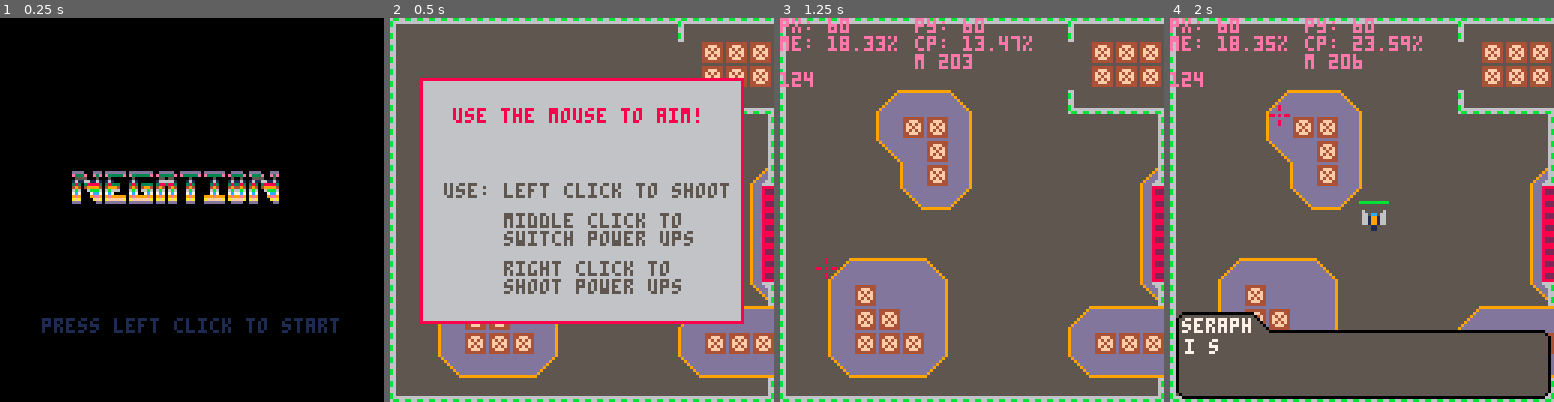
Above: before the commit, frames 1-4 (left to right).
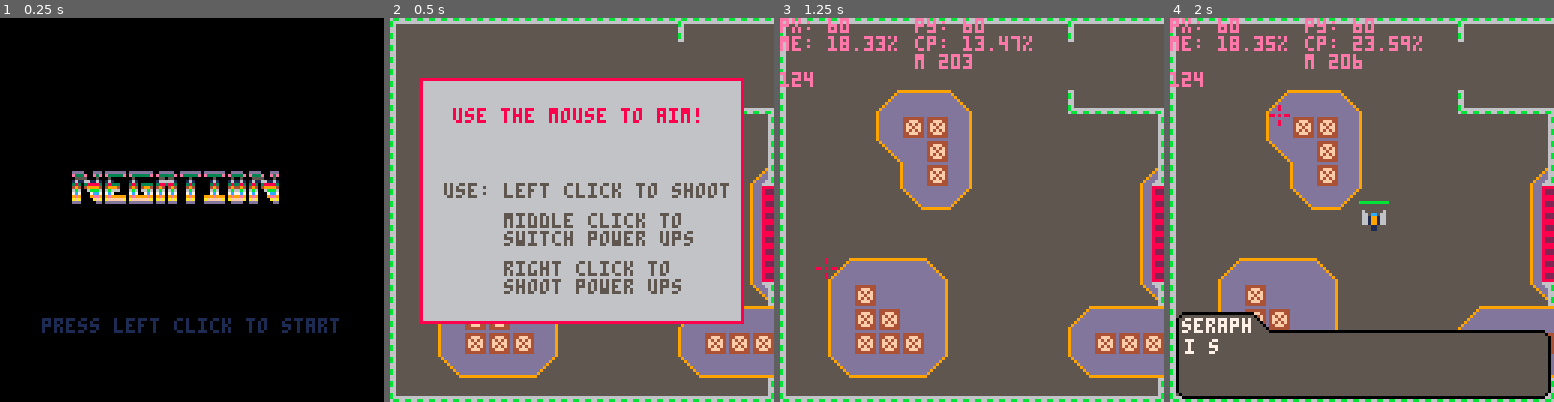
Above: after the commit, the same moments.

Repository: kbrewington/Negation
Game: PICO-8 cartridge negation.p8
Same seed, same stepped clock (60 frames per second), same inputs: the game is played once before the commit and once after it.
Inputs (mouse positions are in pixels of both pictures, inside the frame that each line leads up to):
- Up to frame 1 (0.25 s): no input
- Up to frame 2 (0.5 s): tap X (X key) at 0.33 s
- Up to frame 3 (1.25 s): click (1060, 121) at 0.67 s; tap O (Z key) at 0.7 s; tap X (X key) at 1.07 s; click (826, 267) at 1.22 s
- Up to frame 4 (2 s): hold Right from 1.6 s (still down); tap O (Z key) at 1.7 s; click (1277, 114) at 1.77 s; tap X (X key) at 1.85 s

Frame 1 is identical in both runs. In frame 2, 1.6% of the frame differs, in the area x 81-100%, y 6-18%; in frame 3, 1.8%; in frame 4, 1.8%.

Commit message:
Updated map a little, recolored liquid to purple, added *commented out* code for wall collision

Diff:
--- a/negation.p8
+++ b/negation.p8
@@ -277,6 +277,14 @@
 function bump(x, y, flag)
   return fget(mget(flr((x - level_sx + (level_x*8)) / 8), flr((y - level_sy + (level_y*8)) / 8)), (flag or 0))
 end
+
+--function bumpwall(x,y)
+  --if fget(mget(flr(x/8),flr(y/8)),2) and pget(x,y) == 6 or pget(x,y) == 11 then
+  --return true
+  --else
+  --return false
+  --end
+--end
 
 function bump_all(x, y)
   return bump(x, y) or bump(x + 7, y) or bump(x, y + 7) or bump(x + 7, y + 7)
@@ -1531,24 +1538,24 @@
 
 __gff__
 0000000000000101000000060000000000000000000000000000000000060000000000000001000000000000000000000000000000000000000000000000000000000000000000000000000000000000000000000000000000000000000000000000000000000000000000000000000000000000000000000000000000000000
-0000000000000000000000000000000000000000000000000000000000000000000000000000000000000000000001000000000000000000000000000000000000000002020202020002020000000000000000000200000100010002000000000000000000000001000001000000010000000000000000010100010100000101
+0000000000000000000000000000000000000000000000000000000000000000000000000000000000000000000001000000000000000000000000000000000000000002020202020002020000000000000000000200000404040002000000000000000000000004040404000000040400000000000000040400010100000404
 __map__
-eaefefefefefefefefefefefeaefefeffefafacbccc5dbdbdbdbdbdbdbdbdbc3dcc1dcdce0e0e1f0f0f0f0f0f0f0f0f0f0e5f0e5f5f5f5f5f5f5f5f5f5f5f5c5dbc6f5f5f5f5f5f5f5f5f31d1d1d1d1d1d1d1d1d1d1d1d1d1d1d1d3b3c3b3c3b3c3b3c3b3c3b3c3b3c3b3c1d1d1d1d1d1d1d1d1d1d1d1d1d1d1d1d0000000000
-fecbcbcbcbcbcbcbcbcbcbcbcbfafafafefafacbccc5dbdbdbdbdbdbdbdbc6dcdcdcdce0e1f0f0f0f0f1f0f0f0f0f1f0f0f0f5f5e5f5f5f6f5f5f5f5f5f5f5c5dbc6f5f6f5f5f5f5f5f5f31dc0c01d1d1df3f3f3f31d1d1dc0c01d2b2c2b2c2b2c2b2c2b2c2b2c2b2c2b2c1d1d1d1d1d1d1d1d1d1d1d1d1d1d1d2b0000000000
-fecbcbcbcbcbcbcbcbcbcbcbcbfafafafefafacbccc4dbdbdbdbdbdbdbdbc3dcdcdce0dce0e1f0f0f0f0f0f0f0f0f0f0f0e5f0f5f5f5f5f5f5f5f5f6f5f5f5c5dbc6f5f5f5f5f5f5f5f5f31dc00b1df3f3f3f3f3f3f3f31d0bc01d3b3c3b3c3b3c3b3c3b3c3b3c3b3c3b3c1d1d1d1d1d1d1d1d1d1d1d1d1d2b2c3b0000000000
-fecbcbcbcefdfdcfcbcbcbcbd9eeeeeefefacbcbccdcc5dbdbdbdbdbdbc3c1dcdcdce0e1dcdcf0f0f0f0f0f0f1f0f0f0f0f0f5f5f5f5f5f5f5f5f5f5f5f5f5c5dbc6f5f5f5f5f5f5f5f5f31d0b1df32b2c2b2c2b2c2b2cf31d0b1d2b2c2b2c2b2c2b2c2b2c2b2c2b2c2b2c1d1dc01dc01dc01d1d1d1d2b2c3b3c2b0000000000
-fecbcbcbcdfbfbfccbcbcbcbcbcbcbfffecbcbcbccdcc4cacacacacac3dcdcdcc1dcdce0dce0e1f0f0f1f0f0f0f0f0f0f0f0e5f5f5f6f5f5f5f5f5f5f5f5f5c5dbc6f6f5f5f5f5f5f5f5f3f3f3f3f33b3c3b3c3b3c3b3cf3f3f3c0c03c3b3c3b3c3b3c3b3c3b3c3b3c3bc0f3f3f3f3f3f3f3f3f32b2c3b3c2b2c3b0000000000
-fecbcbcbdeddfbfccbcbcbcbcbcbcbfffecbcbcbccdcdcc1dcdcdcdcdcdcdcdcdcdcdcdce0e1f0f0f0f0f0f0f0f0f2f2f2f0f5f5f5f5f5f5f5f6f5f5f5f6f5c5dbc6f5f5f5f5f5d3f3f3c02b2c2b2c2b2cc0f3f3c02b2c2b2c2b2cf3f32b2c2b2cc0c0c0c02b2c2b2cf3f3f32b2c2b2c2b2c2b2c3b3c2b2c3b3c2b0000000000
-fecbcbcbcbcdfbfccbcbcbcbcbcbcbf8d7cbcbcbccdcdcdcdcdcc1dcdcdcc1dcdcdcc1e0e1f0f0f0f0f0f0f0f0f2f2f2f2f2f2d0d0d0d0d0d0d0d0d0d0d6f5c7dbdbd4f5f5f5d3f3f3f3f33b3c3b3c3b3cf30b0bf33b3c3b3c3b3cf3f33b3c3b3cc0292ac03b3c3b3cf3f3f33b3c3b3c3b3c3b3c2b2c3b3c2b2c3b0000000000
+eaefefefefefefefefefefefeaefefeffefafacbccc5dbdbdbdbdbdbdbdbdbc3dcc1dcdce0e0e1f0f0f0f0f0f0f0f0f0f0e5f0e5f5f5f5f5f5f5f5f5f5f5f5c5dbc6f5f5f5f5f5f5f5e9f31d1d1d1d1d1d1d1d1d1d1d1d1d1d1d1d3b3c3b3c3b3c3b3c3b3c3b3c3b3c3b3c1d1d1d1d1d1d1d1d1d1d1d1d1d1d1d1d0000000000
+fecbcbcbcbcbcbcbcbcbcbcbcbcbcbcbfefafacbccc5dbdbdbdbdbdbdbdbc6dcdcdcdce0e1f0f0f0f0f1f0f0f0f0f1f0f0f0f5f5e5f5f5f6f5f5f5f5f5f5f5c5dbc6f5f6f5f5f5f5f5e9f31dc0c01d1d1df3f3f3f31d1d1dc0c01d2b2c2b2c2b2c2b2c2b2c2b2c2b2c2b2c1d1d1d1d1d1d1d1d1d1d1d1d1d1d1d2b0000000000
+fecbcbcbcbcbcbcbcbcbcbcbcbcbcbcbfefafacbccc4dbdbdbdbdbdbdbdbc3dcdcdce0dce0e1f0f0f0f0f0f0f0f0f0f0f0e5f0f5f5f5f5f5f5f5f5f6f5f5f5c5dbc6f5f5f5f5f5f5f5e9f31dc00b1df3f3f3f3f3f3f3f31d0bc01d3b3c3b3c3b3c3b3c3b3c3b3c3b3c3b3c1d1d1d1d1d1d1d1d1d1d1d1d1d2b2c3b0000000000
+fecbcbcbcefdfdcfcbcbcbcbd9eeeeeefefacbcbccdcc5dbdbdbdbdbdbc3c1dcdcdce0e1dcdcf0f0f0f0f0f0f1f0f0f0f0f0f5f5f5f5f5f5f5f5f5f5f5f5f5c5dbc6f5f5f5f5f5f5f5e9f31d0b1df32b2c2b2c2b2c2b2cf31d0b1d2b2c2b2c2b2c2b2c2b2c2b2c2b2c2b2c1d1dc01dc01dc01d1d1d1d2b2c3b3c2b0000000000
+fecbcbcbcdfbfbfccbcbcbcbcbcbcbfffecbcbcbccdcc4cacacacacac3dcdcdcc1dcdce0dce0e1f0f0f1f0f0f0f0f0f0f0f0e5f5f5f6f5f5f5f5f5f5f5f5f5c5dbc6f6f5f5f5f5f5f5e9f3f3f3f3f33b3c3b3c3b3c3b3cf3f3f3c0c03c3b3c3b3c3b3c3b3c3b3c3b3c3bc0f3f3f3f3f3f3f3f3f32b2c3b3c2b2c3b0000000000
+fecbcbcbdeddfbfccbcbcbcbcbcbcbfffecbcbcbccdcdcc1dcdcdcdcdcdcdcdcdcdcdcdce0e1f0f0f0f0f0f0f0f0f2f2f2f0f5f5f5f5f5f5f5f6f5f5f5f6f5c5dbc6f5f5f5f5f5d3f3c0c02b2c2b2c2b2cc0f3f3c02b2c2b2c2b2cf3f32b2c2b2cc0c0c0c02b2c2b2cf3f3f32b2c2b2c2b2c2b2c3b3c2b2c3b3c2b0000000000
+fecbcbcbcbcdfbfccbcbcbcbcbcbcbf8d7cbcbcbccdcdcdcdcdcc1dcdcdcc1dcdcdcc1e0e1f0f0f0f0f0f0f0f0f2f2f2f2f2f2d0d0d0d0d0d0d0d0d0d0d6f5c7dbdbd4f5f5f5d3f3f3c0f33b3c3b3c3b3cf30b0bf33b3c3b3c3b3cf3f33b3c3b3cc0292ac03b3c3b3cf3f3f33b3c3b3c3b3c3b3c2b2c3b3c2b2c3b0000000000
 fecbcbcbcbdeeddfcbcbcbcbcbcbcbebeccbcbcbccdcdcdcdcdcdcdcdcdcdcdcdcd0d0d0f2d0d0f0f0f1f0f0d0f2f2f0f0f2d0d0d0d0d0d0d0d0d0d0d0e6f5f5c5dbc6f5f5d3f3f3f3f3f32b2c2b2c2b2cf31d1df32b2c2b2c2b2cf3f32b2c2b2cc0393ac02b2c2b2cf3f3f32b2c2b2c2b2c2b2c3b3c2b2c3b3c2b0000000000
 fecbcbcbcbcbcbcbcbcbcbcbcbcbcbebeccbcbd0d0d0d0c1dcdcdcdcc1d0d0d0f2d0f2d0d0f2d0d0d0f2d0d0f2d0f0f0f0f0f0e5f5f5f5f5f5f5f5f5f5f5f6f5c5dbc6f5f5e3f4f3f3f3f33b3c3b3c3b3cf31d1df33b3c3b3c3b3cf3f33b3c3b3cc0c0c0c03b3c3b3cf3f3f33b3c3b3c3b3c3b3c2b2c3b3c2b2c3b0000000000
-fecbcbcbcbcbcbcbcbcbcbcbcbcbcbebeccbd0cbd0d0d0d0d0d0dcd0d0d0d0d0d0dce0e1e1f0d0f2f2d0f2d0f0f0f0f0f0e5f5f5f5f5f5f5f5f5f5f5f5f5f5f5c5dbc6f5f5f5e3f4f3f3f32b2c2b2c2b2cc0f3f3c02b2c2b2c2b2cf3f32b2c2b2c2b2c2b2c2b2c2b2cf3f3f32b2c2b2c2b2c2b2c3b3c2b2c3b3c2b0000000000
-fecbcefdfdfdcfcbcbcbcbcbcbcbcbebeccbcbcbccdcd0d0d0d0d0d0d0dcdcdcdcdcdce0e0f0f0f0f0f0f0f0f0f0f0f0f0f0e5f5f5f5f5f5f5f5f5f5f5f5f5f5c5dbc6f5f5f5f5e3e4e4c03b3c3b3c3b3c2b2c2b2c3b3c3b3c3b3cf3f33b3c3b3c3b3c3b3c3b3c3b3cf3f3f33b3c3b3c3b3c3b3c2b2c3b3c2b2c3b0000000000
-fecbcdfbddddfccbcbcbcbcbcbcbcbf7e7cbcbcbccdcc1dcdcdcdcdcdcdcdcc1dcdce0e1f0f0e1f0f0f0f1f0f0f1f0f0f0e5f0f5f5f5f5f5f5f5f5f5f5f5f5f5c5dbc6f5f5f5f5f5f5f5f3f3f3f3f32b2c3b3c3b3c2b2cf3f3f3c0c02c2b2c2b2c2b2c2b2c2b2c2b2c2bc0f3f3f3f3f3f3f3f3f33b3c2b2c3b3c2b0000000000
-fecbcdfbfbddfccbcbcbcbcbcefdfdfdfecbcbcbccdcdcdcdcdcdcdcc1dcdcdcdcdcc1e0e1f0f0f0f0f0f0f0f0f0f0f0f0f0f5f5f5f5f6f5f5f6f5f5f5f5f5f5c5dbc6f5f5f5f5f5f5f5f30b0b0bf33b3c2b2c2b2c3b3cf30b0b0b3b3c3b3c3b3c3b3c3b3c3b3c3b3c3b3c0b0bc00bc00bc00b0b0b0b3b3c2b2c3b0000000000
-fecbcdfbfbfbfccbcbcbcbcbcdfbfbfbfefacbcbccdcdcdcc1dcdcdcdcdcdcdcdcdce0dce1f0f0f0f0f1f0f0f0f0f0f0f0e5f5e5f5f5f5f5f5f5f5f5f5f5f5f5c5dbc6f5f5f5f5f5f5f5f31dc01d0bf3f33b3c3b3cf3f30b1dc01d2b2c2b2c2b2c2b2c2b2c2b2c2b2c2b2c1d1d0b1d0b1d0b1d1d1d1d0b0b3b3c2b0000000000
-fecbdeedededdfcbcbcbcbcbdeedededfefafacbccdcc1dcdcdcdcdcdcdcc1dcdcdce0e1f0f0e1f0f0f0f0f0f0f1f0f0f0f0e5f5f5f5f5f5f5f5f5f6f5f5f6f5c5dbc6f5f5f5f5f5f5f5f31dc0c01d0b0bf3f3f3f30b0b1dc0c01d3b3c3b3c3b3c3b3c3b3c3b3c3b3c3b3c1d1d1d1d1d1d1d1d1d1d1d1d1d0b0b3b0000000000
-d9eeeeeeeeeeeeeeeeeeeeeeeeeeeee8fefafafaccdcdcdcdcdcdcdcc1dcdcdcdce0e0e1f0e1f0f0f0f0f1f0f0f0f0f0f0e5f5e5f5f5f5f6f5f5f5f5f5f5f5f5c5dbc6f5f5f5f5f5f5f5e41d0b0b1d1d1d0b0b0b0b1d1d1d0b0b1d2b2c2b2c2b2c2b2c2b2c2b2c2b2c2b2c1d1d1d1d1d1d1d1d1d1d1d1d1d1d1d0b0000000000
+fecbcbcbcbcbcbcbcbcbcbcbcbcbcbebeccbd0cbd0d0d0d0d0d0dcd0d0d0d0d0d0dce0e1e1f0d0f2f2d0f2d0f0f0f0f0f0e5f5f5f5f5f5f5f5f5f5f5f5f5f5f5c5dbc6f5f5f5e3f4f3c0f32b2c2b2c2b2cc0f3f3c02b2c2b2c2b2cf3f32b2c2b2c2b2c2b2c2b2c2b2cf3f3f32b2c2b2c2b2c2b2c3b3c2b2c3b3c2b0000000000
+fecbcefdfdfdcfcbcbcbcbcbcbcbcbebeccbcbcbccdcd0d0d0d0d0d0d0dcdcdcdcdcdce0e0f0f0f0f0f0f0f0f0f0f0f0f0f0e5f5f5f5f5f5f5f5f5f5f5f5f5f5c5dbc6f5f5f5f5e3e4c8c03b3c3b3c3b3c2b2c2b2c3b3c3b3c3b3cf3f33b3c3b3c3b3c3b3c3b3c3b3cf3f3f33b3c3b3c3b3c3b3c2b2c3b3c2b2c3b0000000000
+fecbcdfbddddfccbcbcbcbcbcbcbcbf7e7cbcbcbccdcc1dcdcdcdcdcdcdcdcc1dcdce0e1f0f0e1f0f0f0f1f0f0f1f0f0f0e5f0f5f5f5f5f5f5f5f5f5f5f5f5f5c5dbc6f5f5f5f5f5f5e9f3f3f3f3f32b2c3b3c3b3c2b2cf3f3f3c0c02c2b2c2b2c2b2c2b2c2b2c2b2c2bc0f3f3f3f3f3f3f3f3f33b3c2b2c3b3c2b0000000000
+fecbcdfbfbddfccbcbcbcbcbcefdfdfdfecbcbcbccdcdcdcdcdcdcdcc1dcdcdcdcdcc1e0e1f0f0f0f0f0f0f0f0f0f0f0f0f0f5f5f5f5f6f5f5f6f5f5f5f5f5f5c5dbc6f5f5f5f5f5f5e9f30b0b0bf33b3c2b2c2b2c3b3cf30b0b0b3b3c3b3c3b3c3b3c3b3c3b3c3b3c3b3c0b0bc00bc00bc00b0b0b0b3b3c2b2c3b0000000000
+fecbcdfbfbfbfccbcbcbcbcbcdfbfbfbfefacbcbccdcdcdcc1dcdcdcdcdcdcdcdcdce0dce1f0f0f0f0f1f0f0f0f0f0f0f0e5f5e5f5f5f5f5f5f5f5f5f5f5f5f5c5dbc6f5f5f5f5f5f5e9f31dc01d0bf3f33b3c3b3cf3f30b1dc01d2b2c2b2c2b2c2b2c2b2c2b2c2b2c2b2c1d1d0b1d0b1d0b1d1d1d1d0b0b3b3c2b0000000000
+fecbdeedededdfcbcbcbcbcbdeedededfefafacbccdcc1dcdcdcdcdcdcdcc1dcdcdce0e1f0f0e1f0f0f0f0f0f0f1f0f0f0f0e5f5f5f5f5f5f5f5f5f6f5f5f6f5c5dbc6f5f5f5f5f5f5e9f31dc0c01d0b0bf3f3f3f30b0b1dc0c01d3b3c3b3c3b3c3b3c3b3c3b3c3b3c3b3c1d1d1d1d1d1d1d1d1d1d1d1d1d0b0b3b0000000000
+d9eeeeeeeeeeeeeeeeeeeeeeeeeeeee8fefafafaccdcdcdcdcdcdcdcc1dcdcdcdce0e0e1f0e1f0f0f0f0f1f0f0f0f0f0f0e5f5e5f5f5f5f6f5f5f5f5f5f5f5f5c5dbc6f5f5f5f5f5f5e9e41d0b0b1d1d1d0b0b0b0b1d1d1d0b0b1d2b2c2b2c2b2c2b2c2b2c2b2c2b2c2b2c1d1d1d1d1d1d1d1d1d1d1d1d1d1d1d0b0000000000
 00000000000000000000000000000000000000000000000000000000000000000000000000000000000000000000000000000000000000005c5c5c5c5c5c5c5c00000000000000000000000000000000000000000000000000000000000000000000000000000000000000000000000000000000000000000000000000000000
 0000000000000000000000000000000000000000000000000000000000000000000000000000000000000000000000000000000000000000000000005c5c5c0000000000000000000000000000000000000000000000000000000000000000000000000000000000000000000000000000000000000000000000000000000000
 0000000000000000000000000000000000000000000000000000000000000000000000000000000000000000000000000000000000000000000000000000000000000000000000000000000000000000000000000000000000000000000000000000000000000000000000000000000000000000000000000000000000000000
Not shown, changed: 32 lines of the sprite sheet (__gfx__) section of negation.p8
